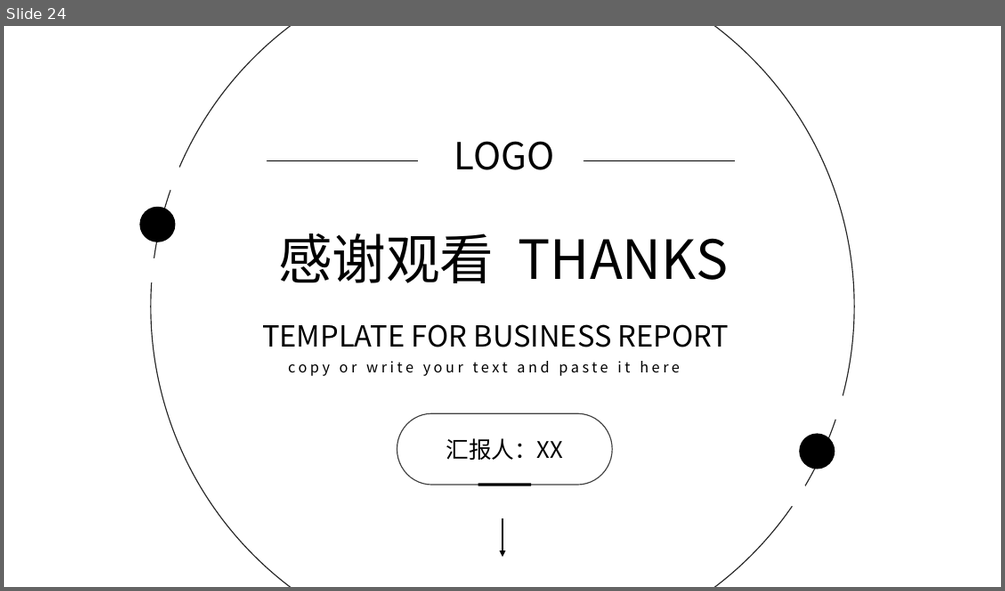
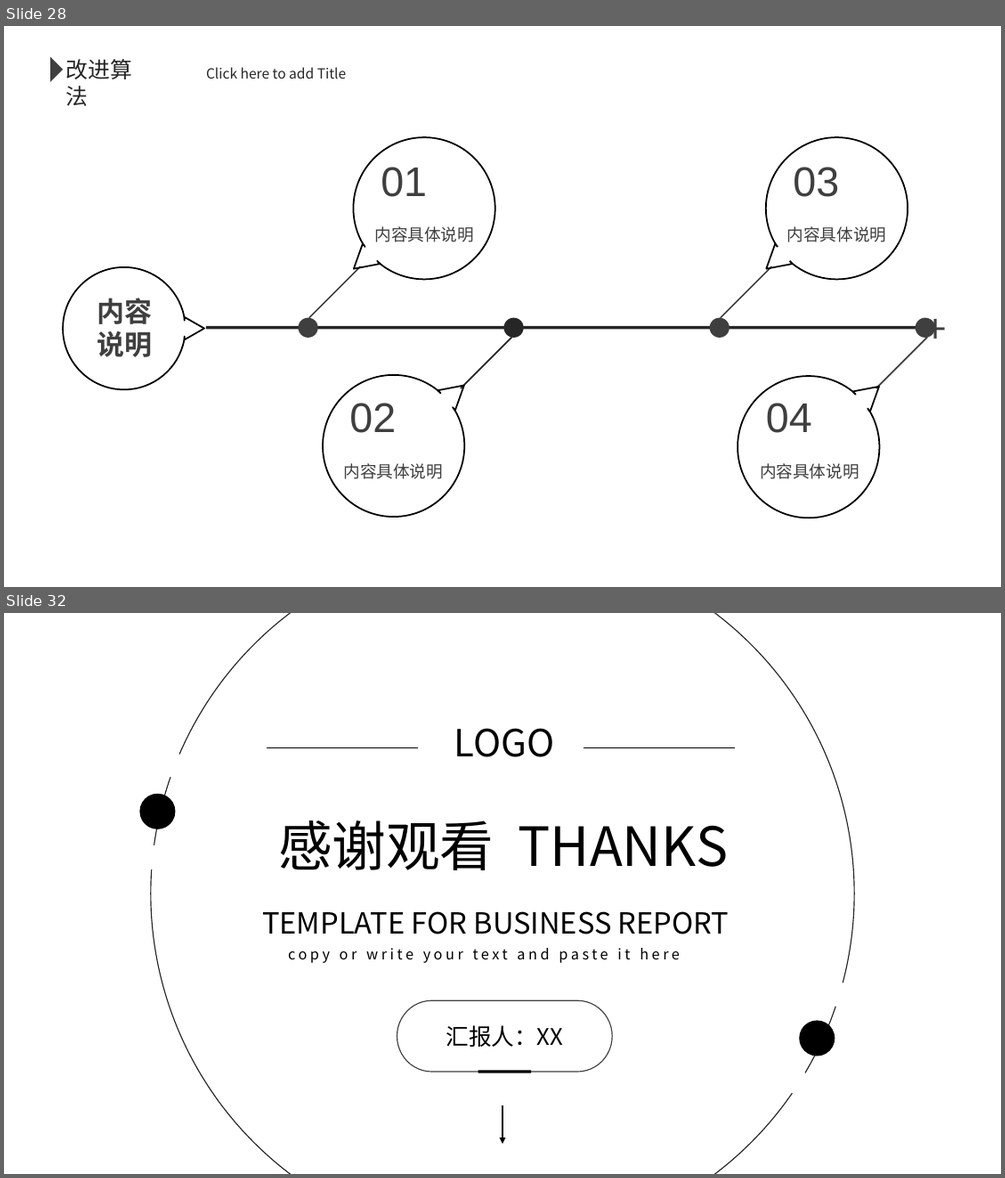
Before and after one commit to MagikarpLL/MachineLearningXD, a slide deck: me/论文/毕业论文/答辩.pptx. Shown one above the other, each under a label of ours: slide 24 before the commit, slides 28 and 32 after it; the slides between them are not shown. The pictures are 1005x591 and 1005x1178 pixels, drawn with LibreOffice and Linux fonts; fonts in the diff are those of the drawing. Boxes give left, top, right and bottom in pixels: in the first picture for what was removed or moved away, otherwise in the second. Text is boxed around its words. In the diff, an @@ line names an element or a change of style, - is before the commit and + after.

```diff
--- a/me/论文/毕业论文/答辩.pptx
+++ b/me/论文/毕业论文/答辩.pptx
@@ slide 28 added at [4, 26, 1001, 587], background #FFFFFF @@
@@ rectangle added at [4, 26, 1001, 587], fill #FFFFFF @@
@@ triangle added at [50, 57, 63, 82], fill #3F3F3F @@
@@ text added at [65, 59, 132, 106], 21.4 pt, text #262626 @@
+改进算法
@@ text added at [206, 67, 347, 79], 13.3 pt, text #262626 @@
+Click here to add Title
@@ freeform shape added at [307, 109, 525, 322], outline #000000 1.5 pt @@
@@ freeform shape added at [720, 109, 938, 322], outline #000000 1.5 pt @@
@@ text added at [380, 167, 427, 197], 40 pt, text #3F3F3F @@
+01
@@ text added at [793, 167, 839, 197], 40 pt, text #3F3F3F @@
+03
@@ text added at [375, 226, 475, 242], 16 pt, text #3F3F3F @@
+内容具体说明
@@ text added at [787, 226, 887, 242], 16 pt, text #3F3F3F @@
+内容具体说明
@@ freeform shape added at [63, 267, 204, 390], outline #000000 1.5 pt @@
@@ line added from (309, 318) to (361, 267), #3F3F3F 1.5 pt @@
@@ line added from (720, 318) to (772, 267), #3F3F3F 1.5 pt @@
@@ text added at [97, 297, 152, 357], 26.6 pt, text #3F3F3F, bold @@
+内容
+说明
@@ ellipse added at [298, 318, 318, 338], fill #3F3F3F @@
@@ ellipse added at [503, 318, 524, 338], fill #262626 @@
@@ ellipse added at [710, 318, 730, 338], fill #3F3F3F @@
@@ ellipse added at [915, 318, 936, 338], fill #3F3F3F, 37.4 pt, text #3F3F3F @@
++
@@ line added from (206, 328) to (930, 328), #262626 3 pt @@
@@ freeform shape added at [293, 331, 510, 546], outline #000000 1.5 pt @@
@@ line added from (512, 338) to (461, 389), #262626 1.5 pt @@
@@ freeform shape added at [709, 333, 925, 548], outline #000000 1.5 pt @@
@@ line added from (928, 338) to (876, 389), #3F3F3F 1.5 pt @@
@@ text added at [349, 402, 396, 433], 40 pt, text #3F3F3F @@
+02
@@ text added at [766, 402, 812, 433], 40 pt, text #3F3F3F @@
+04
@@ text added at [344, 463, 444, 479], 16 pt, text #3F3F3F @@
+内容具体说明
@@ text added at [760, 463, 859, 479], 16 pt, text #3F3F3F @@
+内容具体说明
@@ what was slide 24 is now slide 32 @@
```
Also in this commit, not shown: 17 slides changed, 29 other slides added, 3 slides removed, 16 other files.
